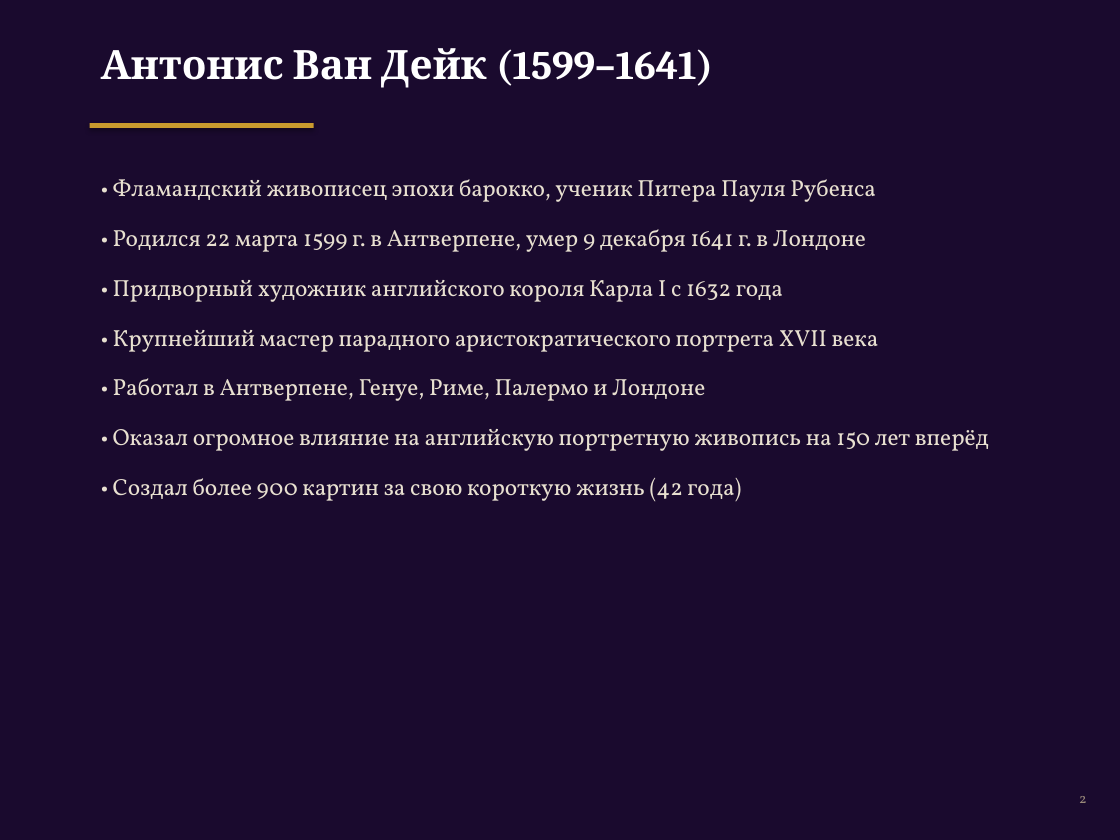
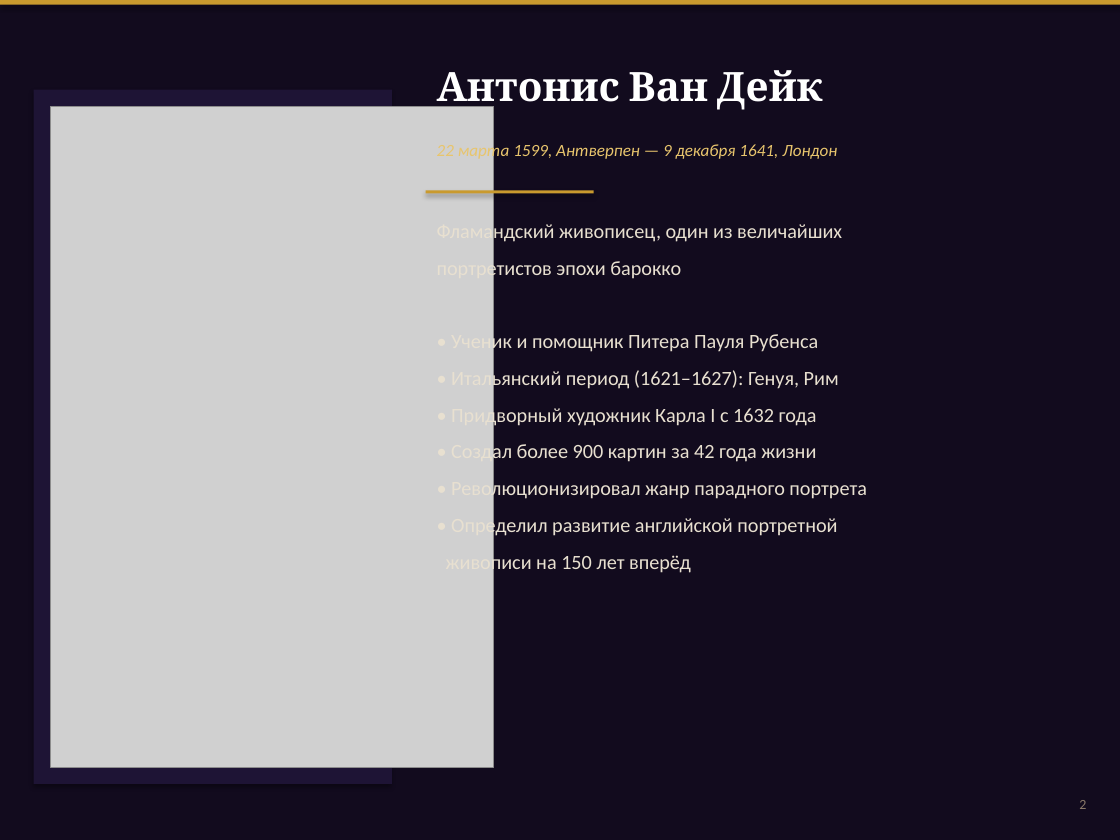
Before and after one commit to nanashi-git/git-demo, a slide deck: slide 2 of Van_Dyck_Presentation.pptx. Drawn at 1120x840 pixels with LibreOffice and Linux fonts; fonts in the diff are those of the drawing; grey boxes stand for pictures. Boxes give left, top, right and bottom in pixels: in the first picture for what was removed or moved away, otherwise in the second. Text is boxed around its words. In the diff, an @@ line names an element or a change of style, - is before the commit and + after.

Commit message:
feat: презентация Ван Дейк — с картинами и современным дизайном
- 11 слайдов с встроенными изображениями картин (Wikimedia Commons)
- Тёмный фон с золотыми акцентами (стиль барокко)
- Каждый слайд: картина слева + описание справа
- Шрифты: Georgia + Calibri
- Картины: Семейный портрет, Св. Мартин, Бентивольо,
  Автопортрет, Мария де Тассис, Чалонер, Карл I, Дигби и Рассел
- Финальный слайд с мини-галереей

```diff
--- a/Van_Dyck_Presentation.pptx
+++ b/Van_Dyck_Presentation.pptx
@@ background #1A0A2E to #120B1E @@
@@ rectangle added at (0, 0, 1120, 4), fill #C99A2E @@
@@ text at (437, 70, 823, 113): text changed @@
-Антонис Ван Дейк (1599–1641)
+Антонис Ван Дейк
@@ rectangle: place and size @@
-rectangle at (90, 123, 314, 128)
+rectangle at (34, 90, 392, 784)
@@ rectangle at (34, 90, 392, 784): fill #C99A2E to #1E1435 @@
@@ picture added at (50, 106, 494, 767) @@
@@ text added at (458, 143, 837, 162), 11 pt, text #E8C56D, italic @@
+22 марта 1599, Антверпен — 9 декабря 1641, Лондон
@@ rectangle added at (426, 190, 594, 194), fill #C99A2E @@
@@ text at (437, 221, 867, 575): text changed; size 15 to 13 pt; font Vollkorn to Calibri @@
-• Фламандский живописец эпохи барокко, ученик Питера Пауля Рубенса
-• Родился 22 марта 1599 г. в Антверпене, умер 9 декабря 1641 г. в Лондоне
-• Придворный художник английского короля Карла I с 1632 года
-• Крупнейший мастер парадного аристократического портрета XVII века
-• Работал в Антверпене, Генуе, Риме, Палермо и Лондоне
-• Оказал огромное влияние на английскую портретную живопись на 150 лет вперёд
-• Создал более 900 картин за свою короткую жизнь (42 года)
+Фламандский живописец, один из величайших
+портретистов эпохи барокко
+• Ученик и помощник Питера Пауля Рубенса
+• Итальянский период (1621–1627): Генуя, Рим
+• Придворный художник Карла I с 1632 года
+• Создал более 900 картин за 42 года жизни
+• Революционизировал жанр парадного портрета
+• Определил развитие английской портретной
+живописи на 150 лет вперёд
@@ text "2" at (1079, 800, 1086, 809): font Vollkorn to Calibri, text colour #9A8A7A to #8A7A6A @@
```
Also in this commit, not shown: 10 other slides changed, 9 other files.
